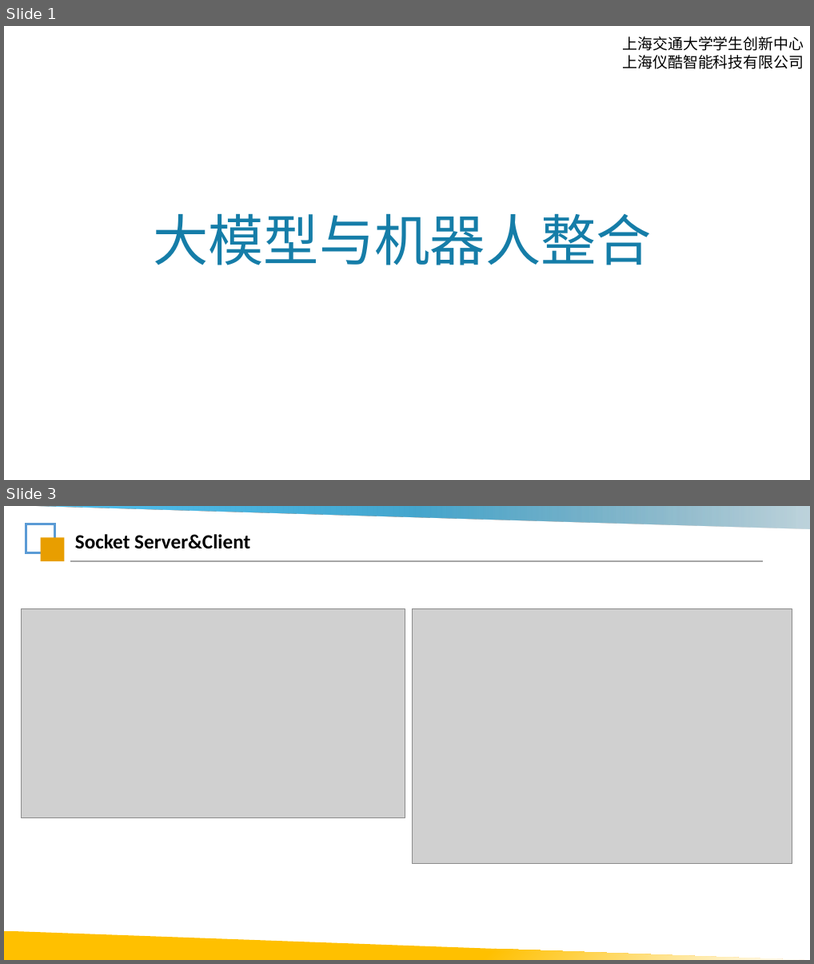
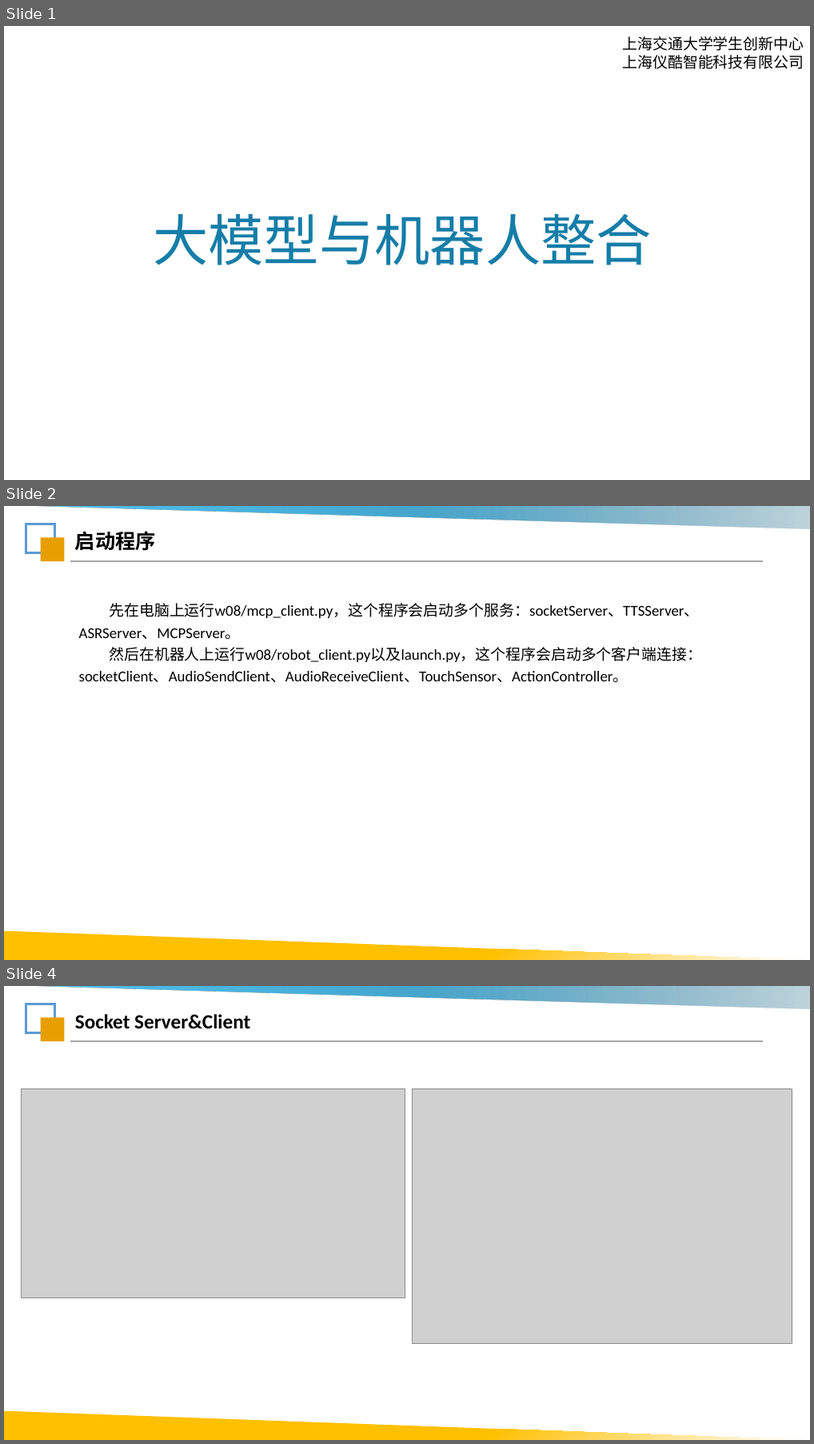
Before and after one commit to Lsnxiaoxiong/robot-course, a slide deck: ppt/第8课_大模型与机器人整合.pptx. Shown one above the other, each under a label of ours: slides 1 and 3 before the commit, slides 1, 2 and 4 after it; the slides between them are not shown. The pictures are 814x964 and 814x1444 pixels, drawn with LibreOffice and Linux fonts; fonts in the diff are those of the drawing; grey boxes stand for pictures; background and template pictures are left out. Boxes give left, top, right and bottom in pixels: in the first picture for what was removed or moved away, otherwise in the second. Text is boxed around its words. In the diff, an @@ line names an element or a change of style, - is before the commit and + after.

```diff
--- a/ppt/第8课_大模型与机器人整合.pptx
+++ b/ppt/第8课_大模型与机器人整合.pptx
@@ slide 2 added at [4,506,810,960], background #FFFFFF; not listed: 5 template elements that a slide beside it also shows @@
@@ text added at [75,531,156,551], 24 pt, text #000000, bold @@
+启动程序
@@ text added at [79,603,702,682], 18 pt, text #000000 @@
+先在电脑上运行w08/mcp_client.py，这个程序会启动多个服务：socketServer、TTSServer、ASRServer、MCPServer。
+然后在机器人上运行w08/robot_client.py以及launch.py，这个程序会启动多个客户端连接：socketClient、AudioSendClient、AudioReceiveClient、TouchSensor、ActionController。
@@ what was slide 3 is now slide 4 @@
```
Also in this commit, not shown: 1 slide changed.
